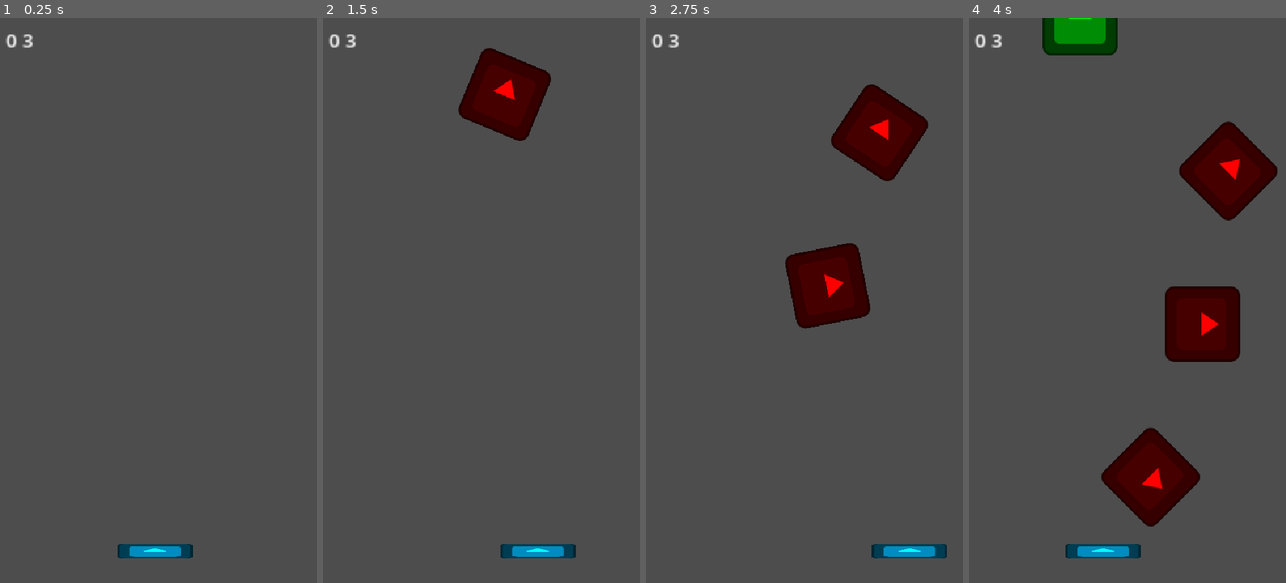
Above: before the commit, frames 1-4 (left to right).
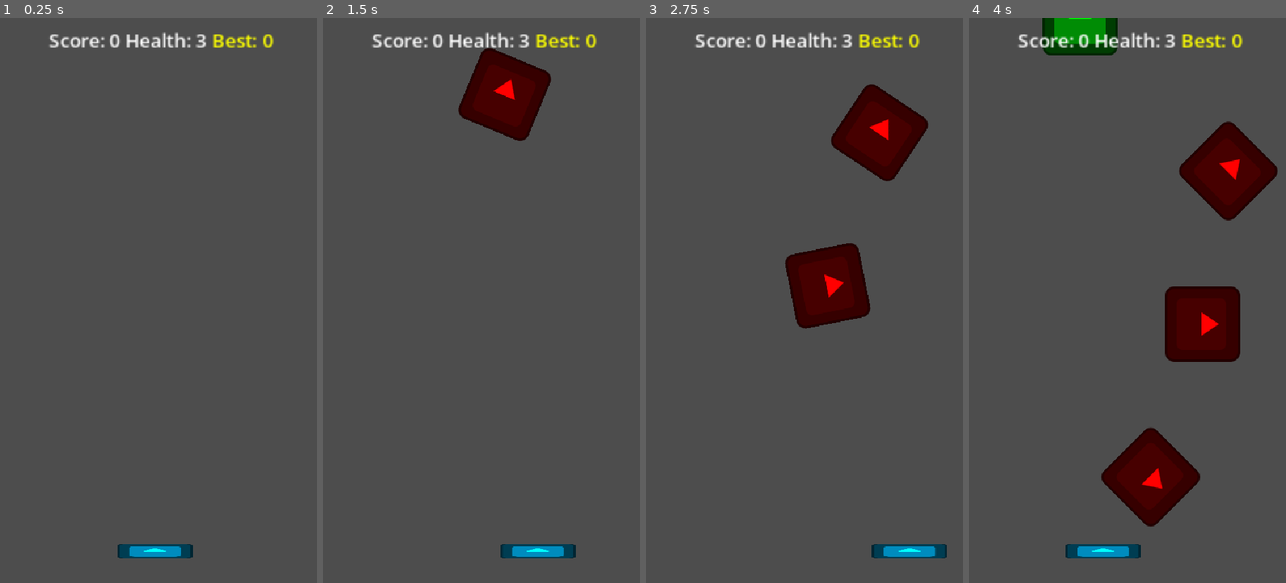
Above: after the commit, the same moments.

Repository: Fuheshka/Neon-Catcher
Game: Godot game, scene res://scenes/main.tscn
The game is run twice, just before and just after one commit, with the same random seed, the same clock (stepped at 60 frames per second) and the same inputs. The engine's default icon, where the game draws it, is replaced by a stand-in: a white triangle on a blue panel in a dark square.
Inputs:
- Up to frame 1 (0.25 s): no input
- Up to frame 2 (1.5 s): tap Enter at 0.5 s; hold D (move_right) 0.53-1.28 s; hold A (move_left) from 1.28 s (still down)
- Up to frame 3 (2.75 s): release A (move_left) at 2.03 s; hold D (move_right) from 2.03 s (still down)
- Up to frame 4 (4 s): release D (move_right) at 3.53 s; hold A (move_left) from 3.53 s (still down)

The runs differ from the first frame. In frame 1, 1.1% of the frame differs, in the area x 1-87%, y 2-6%; in frame 2, 1.1%; in frame 3, 1.1%; in frame 4, 1.1%.

Commit message:
Add audio manager, high score & difficulty
Introduce centralized audio handling and gameplay progression features.

- Add AudioManager scene and script plus three WAV assets (score, hurt, gameover) and register Audio_Manager as an autoload in project.godot. AudioManager listens to Events and plays sounds (with pitch variance for score).
- Add high score support: new Events signal (high_score_updated), HUD displays "Best" label and pops the score label on updates, and GameManager now tracks, persists (user://savegame.tres), and emits high score on load and change.
- Add difficulty scaling to Spawner via a repeating timer that decreases spawn wait_time over time and stops on game over.
- Update UI scene layout to include HighScore label and adjust layout offsets.

These changes wire audio feedback, persistent high score tracking, visual score feedback, and gradually increasing difficulty into the game.

Diff:
--- a/project.godot
+++ b/project.godot
@@ -18,6 +18,7 @@
 [autoload]
 
 Events="*uid://cdv0el87cue11"
+Audio_Manager="*uid://dc0ep77pwi1os"
 
 [display]
 
--- /dev/null
+++ b/scenes/audio_manager.tscn
@@ -0,0 +1,13 @@
+[gd_scene format=3 uid="uid://dc0ep77pwi1os"]
+
+[ext_resource type="Script" uid="uid://chkdelqinv83f" path="res://scripts/AudioManager.gd" id="1_8qd8g"]
+[ext_resource type="AudioStream" uid="uid://c0nxbb0ytydle" path="res://assets/sounds/score.wav" id="2_m6ggh"]
+[ext_resource type="AudioStream" uid="uid://iupu5dbkfxuh" path="res://assets/sounds/hurt.wav" id="3_aoitu"]
+[ext_resource type="AudioStream" uid="uid://b5y5blcp47upv" path="res://assets/sounds/gameover.wav" id="4_njtn3"]
+
+[node name="AudioManager" type="Node" unique_id=1027923424]
+process_mode = 3
+script = ExtResource("1_8qd8g")
+score_sound = ExtResource("2_m6ggh")
+damage_sound = ExtResource("3_aoitu")
+game_over_sound = ExtResource("4_njtn3")
--- a/scenes/ui.tscn
+++ b/scenes/ui.tscn
@@ -5,23 +5,25 @@
 
 [node name="UI" type="CanvasLayer" unique_id=516871522]
 
-[node name="HUD" type="Control" parent="." unique_id=1137653371 node_paths=PackedStringArray("score_label", "health_label")]
+[node name="HUD" type="Control" parent="." unique_id=1137653371 node_paths=PackedStringArray("score_label", "health_label", "high_score_label")]
 layout_mode = 3
 anchors_preset = 10
 anchor_right = 1.0
-offset_bottom = 40.0
+offset_bottom = 83.0
 grow_horizontal = 2
 script = ExtResource("1_x4jx1")
 score_label = NodePath("HBoxContainer/ScoreLabel")
 health_label = NodePath("HBoxContainer/HealthLabel")
+high_score_label = NodePath("HBoxContainer/HighScoreLabel")
 
 [node name="HBoxContainer" type="HBoxContainer" parent="HUD" unique_id=1746482810]
 layout_mode = 0
-offset_left = 10.0
+offset_left = 9.0
 offset_top = -2.0
-offset_right = 145.0
+offset_right = 274.5
 offset_bottom = 38.0
 scale = Vector2(2, 2)
+alignment = 1
 
 [node name="ScoreLabel" type="Label" parent="HUD/HBoxContainer" unique_id=665962232]
 layout_mode = 2
@@ -30,6 +32,11 @@
 [node name="HealthLabel" type="Label" parent="HUD/HBoxContainer" unique_id=744876347]
 layout_mode = 2
 text = "Health: 3"
+
+[node name="HighScoreLabel" type="Label" parent="HUD/HBoxContainer" unique_id=1498120083]
+modulate = Color(0.9921875, 1, 0, 1)
+layout_mode = 2
+text = "Best: 0"
 
 [node name="GameOver" type="Control" parent="." unique_id=1437624638 node_paths=PackedStringArray("restart_button", "quit_button")]
 process_mode = 2
--- /dev/null
+++ b/scripts/AudioManager.gd
@@ -0,0 +1,61 @@
+extends Node
+class_name AudioManager
+
+"""Centralized audio handler reacting to global Events."""
+
+@export var score_sound: AudioStream
+@export var damage_sound: AudioStream
+@export var game_over_sound: AudioStream
+
+var _score_player: AudioStreamPlayer
+var _damage_player: AudioStreamPlayer
+var _game_over_player: AudioStreamPlayer
+var _rng: RandomNumberGenerator = RandomNumberGenerator.new()
+
+var _last_score: int = 0
+var _last_health: int = 0
+var _score_initialized: bool = false
+var _health_initialized: bool = false
+
+
+func _ready() -> void:
+	_rng.randomize()
+	_score_player = _make_player("ScorePlayer")
+	_damage_player = _make_player("DamagePlayer")
+	_game_over_player = _make_player("GameOverPlayer")
+	Events.score_updated.connect(_on_score_updated)
+	Events.health_updated.connect(_on_health_updated)
+	Events.game_over.connect(_on_game_over)
+
+
+func _on_score_updated(new_total: int) -> void:
+	if _score_initialized and new_total > _last_score:
+		_play_player(_score_player, score_sound, _rng.randf_range(0.9, 1.1))
+	_last_score = new_total
+	_score_initialized = true
+
+
+func _on_health_updated(new_total: int) -> void:
+	if _health_initialized and new_total < _last_health:
+		_play_player(_damage_player, damage_sound)
+	_last_health = new_total
+	_health_initialized = true
+
+
+func _on_game_over() -> void:
+	_play_player(_game_over_player, game_over_sound)
+
+
+func _make_player(player_name: String) -> AudioStreamPlayer:
+	var player := AudioStreamPlayer.new()
+	player.name = player_name
+	add_child(player)
+	return player
+
+
+func _play_player(player: AudioStreamPlayer, stream: AudioStream, pitch: float = 1.0) -> void:
+	if stream == null:
+		return
+	player.stream = stream
+	player.pitch_scale = pitch
+	player.play()
--- a/scripts/Events.gd
+++ b/scripts/Events.gd
@@ -5,6 +5,7 @@
 signal score_updated(new_total: int)
 signal health_updated(new_total: int)
 signal game_over()
+signal high_score_updated(amount: int)
 
 
 func _ready() -> void:
--- a/scripts/HUD.gd
+++ b/scripts/HUD.gd
@@ -5,30 +5,62 @@
 
 @export var score_label: Label
 @export var health_label: Label
+@export var high_score_label: Label
 
 var _score: int = 0
 var _health: int = 0
+var _high_score: int = 0
+var _score_pop_tween: Tween
 
 
 func _ready() -> void:
-	Events.score_updated.connect(_on_score_changed)
-	Events.health_updated.connect(_on_health_changed)
+	Events.score_updated.connect(_on_score_updated)
+	Events.health_updated.connect(_on_health_updated)
+	Events.high_score_updated.connect(_on_high_score_updated)
+	var gm: GameManager = get_node_or_null("/root/GameManager") as GameManager
+	if gm:
+		_high_score = gm.high_score
+	if is_instance_valid(score_label):
+		score_label.pivot_offset = score_label.size * 0.5
+		score_label.scale = Vector2.ONE
 	# Initialize UI immediately so it reflects current state on load.
 	_refresh_labels()
 
 
-func _on_score_changed(new_score: int) -> void:
+func _on_score_updated(new_score: int) -> void:
 	_score = new_score
+	_refresh_labels()
+	_pop_score_label()
+
+
+func _on_health_updated(new_health: int) -> void:
+	_health = new_health
 	_refresh_labels()
 
 
-func _on_health_changed(new_health: int) -> void:
-	_health = new_health
+func _on_high_score_updated(new_high_score: int) -> void:
+	_high_score = new_high_score
 	_refresh_labels()
 
 
 func _refresh_labels() -> void:
 	if is_instance_valid(score_label):
-		score_label.text = str(_score)
+		score_label.text = "Score: %d" % _score
 	if is_instance_valid(health_label):
-		health_label.text = str(_health)
+		health_label.text = "Health: %d" % _health
+	if is_instance_valid(high_score_label):
+		high_score_label.text = "Best: %d" % _high_score
+
+
+func _pop_score_label() -> void:
+	if not is_instance_valid(score_label):
+		return
+	if is_instance_valid(_score_pop_tween):
+		_score_pop_tween.kill()
+	score_label.scale = Vector2.ONE
+	_score_pop_tween = create_tween()
+	_score_pop_tween.set_trans(Tween.TRANS_CUBIC)
+	_score_pop_tween.set_ease(Tween.EASE_OUT)
+	_score_pop_tween.tween_property(score_label, "scale", Vector2(1.5, 1.5), 0.1)
+	_score_pop_tween.set_ease(Tween.EASE_IN)
+	_score_pop_tween.tween_property(score_label, "scale", Vector2.ONE, 0.1)
--- a/scripts/game_manager.gd
+++ b/scripts/game_manager.gd
@@ -1,16 +1,22 @@
 extends Node
 class_name GameManager
 
+const SAVE_PATH: String = "user://savegame.tres"
+
 var score: int = 0
 var health: int = 3
+var high_score: int = 0
 var is_over: bool = false
 
 
 func _ready() -> void:
+	load_game()
 	Events.request_add_score.connect(_on_request_add_score)
 	Events.request_take_damage.connect(_on_request_take_damage)
+	Events.game_over.connect(_on_game_over)
 	Events.score_updated.emit(score)
 	Events.health_updated.emit(health)
+	call_deferred("_emit_high_score")
 
 
 func _on_request_add_score(amount: int) -> void:
@@ -18,6 +24,9 @@
 		return
 	score += amount
 	Events.score_updated.emit(score)
+	if score > high_score:
+		high_score = score
+		Events.high_score_updated.emit(high_score)
 
 
 func _on_request_take_damage(amount: int) -> void:
@@ -28,3 +37,36 @@
 	if health <= 0:
 		is_over = true
 		Events.game_over.emit()
+
+
+func _on_game_over() -> void:
+	save_game()
+
+
+func save_game() -> void:
+	var file: FileAccess = FileAccess.open(SAVE_PATH, FileAccess.WRITE)
+	if file == null:
+		push_warning("Failed to save game: %s" % [FileAccess.get_open_error()])
+		return
+	var data: Dictionary = {
+		"high_score": high_score,
+	}
+	file.store_string(JSON.stringify(data))
+	file.flush()
+
+
+func load_game() -> void:
+	if not FileAccess.file_exists(SAVE_PATH):
+		return
+	var file: FileAccess = FileAccess.open(SAVE_PATH, FileAccess.READ)
+	if file == null:
+		push_warning("Failed to load game: %s" % [FileAccess.get_open_error()])
+		return
+	var content: String = file.get_as_text()
+	var parsed: Variant = JSON.parse_string(content)
+	if typeof(parsed) == TYPE_DICTIONARY and parsed.has("high_score"):
+		high_score = max(0, int(parsed["high_score"]))
+
+
+func _emit_high_score() -> void:
+	Events.high_score_updated.emit(high_score)
--- a/scripts/spawner.gd
+++ b/scripts/spawner.gd
@@ -11,6 +11,7 @@
 @export var spawn_padding: float = 32.0
 
 var _spawn_timer: Timer
+var _difficulty_timer: Timer
 var _rng: RandomNumberGenerator = RandomNumberGenerator.new()
 var _active: bool = true
 @onready var _events: Node = get_node("/root/Events")
@@ -25,6 +26,14 @@
 	add_child(_spawn_timer)
 	_spawn_timer.timeout.connect(_on_spawn_timeout)
 	_spawn_timer.start()
+
+	_difficulty_timer = Timer.new()
+	_difficulty_timer.one_shot = false
+	_difficulty_timer.wait_time = 10.0
+	_difficulty_timer.autostart = true
+	add_child(_difficulty_timer)
+	_difficulty_timer.timeout.connect(_on_difficulty_timeout)
+	_difficulty_timer.start()
 
 	_events.connect("game_over", _on_game_over)
 
@@ -51,7 +60,18 @@
 	(get_parent() as Node).add_child(instance)
 
 
+func _on_difficulty_timeout() -> void:
+	if not _active:
+		return
+	if not is_instance_valid(_spawn_timer):
+		return
+	_spawn_timer.wait_time = max(0.3, _spawn_timer.wait_time - 0.1)
+	print("Difficulty Increased!")
+
+
 func _on_game_over() -> void:
 	_active = false
 	if is_instance_valid(_spawn_timer):
 		_spawn_timer.stop()
+	if is_instance_valid(_difficulty_timer):
+		_difficulty_timer.stop()
Not shown, added: assets/sounds/gameover.wav.import
Not shown, added: assets/sounds/hurt.wav.import
Not shown, added: assets/sounds/score.wav.import
Not shown, added: scripts/AudioManager.gd.uid
Not shown, added: .DS_Store
Not shown, added: assets/.DS_Store
Not shown, added: assets/sounds/gameover.wav
Not shown, added: assets/sounds/hurt.wav
Not shown, added: assets/sounds/score.wav
